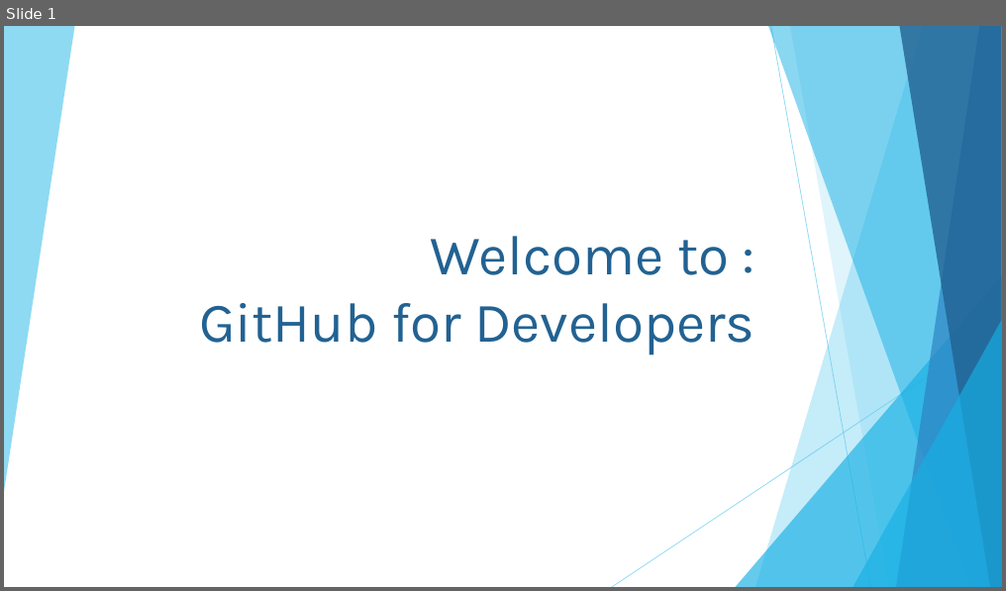
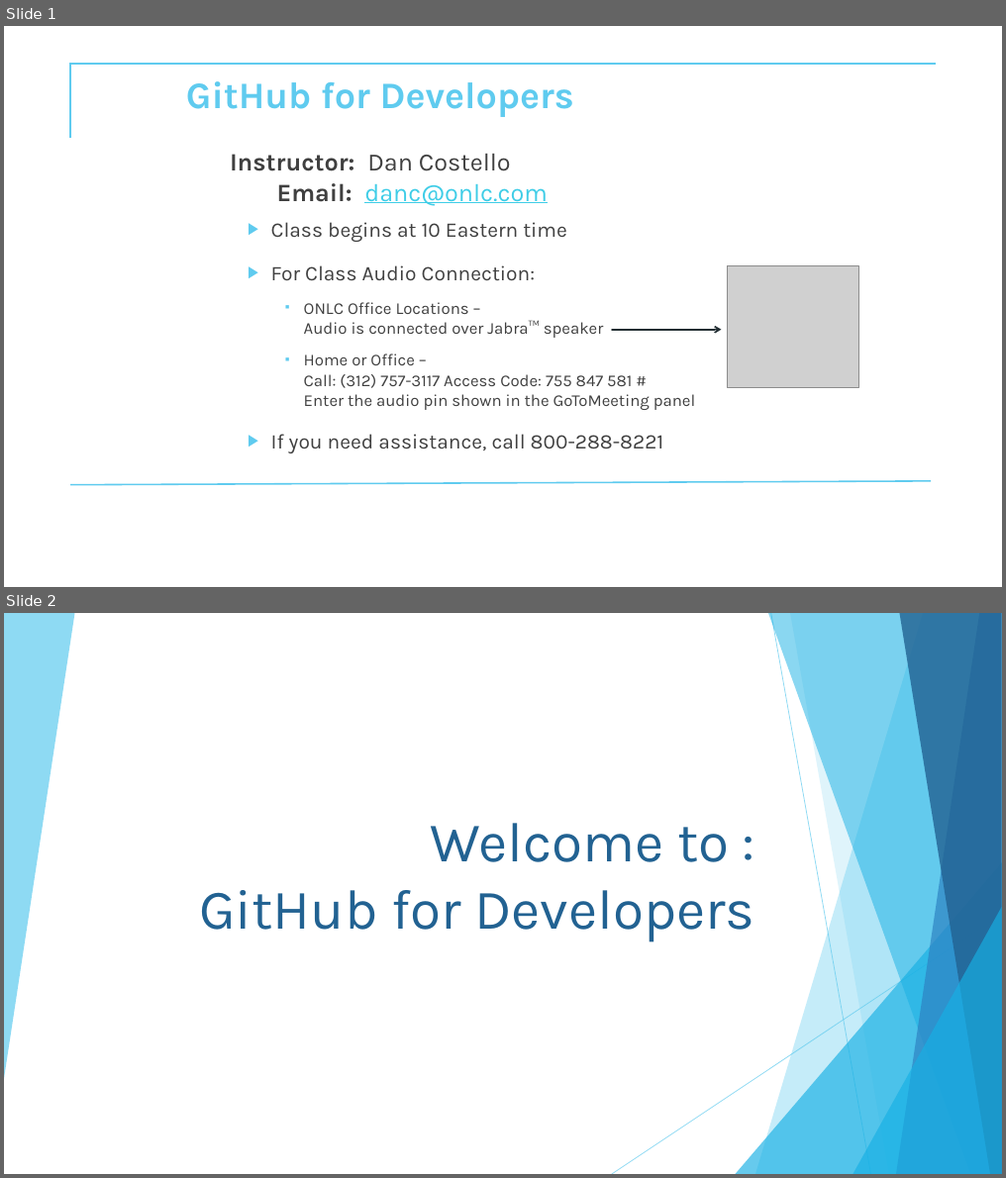
Before and after one commit to CostelloTechnicalConsulting/XGHDEV, a slide deck: ppt/GitHubDev.pptx. Shown one above the other, each under a label of ours: slide 1 before the commit, slides 1 and 2 after it. The pictures are 1006x591 and 1006x1178 pixels, drawn with LibreOffice and Linux fonts; fonts in the diff are those of the drawing; grey boxes stand for pictures; background and template pictures are left out. Boxes give left, top, right and bottom in pixels: in the first picture for what was removed or moved away, otherwise in the second. Text is boxed around its words. In the diff, an @@ line names an element or a change of style, - is before the commit and + after.

Commit message:
ppt changes

```diff
--- a/ppt/GitHubDev.pptx
+++ b/ppt/GitHubDev.pptx
@@ slide 1 added at [4, 26, 1002, 587], background #FFFFFF @@
@@ freeform shape added at [70, 64, 936, 138], outline #5FCBEF 2 pt @@
@@ title added at [186, 81, 574, 117], 36 pt, text #5FCBEF, bold @@
+GitHub for Developers
@@ text added at [230, 154, 548, 206], 24 pt, text #404040 @@
+Instructor: Dan Costello
+Email: danc@onlc.com
@@ subtitle added at [271, 222, 695, 454], 16 pt, text #404040 @@
+  ▶ Class begins at 10 Eastern time
+  ▶ For Class Audio Connection:
+    ▪ ONLC Office Locations –
+      Audio is connected over Jabra™ speaker
+    ▪ Home or Office –
+      Call: (312) 757-3117 Access Code: 755 847 581 #
+      Enter the audio pin shown in the GoToMeeting panel
+  ▶ If you need assistance, call 800-288-8221
@@ picture added at [728, 267, 859, 387] @@
@@ arrow added from (612, 330) to (721, 330), #212D32 1.5 pt @@
@@ line added from (70, 485) to (931, 481), #5FCBEF 1.5 pt @@
@@ what was slide 1 is now slide 2 @@
```
Also in this commit, not shown: 1 other file.
